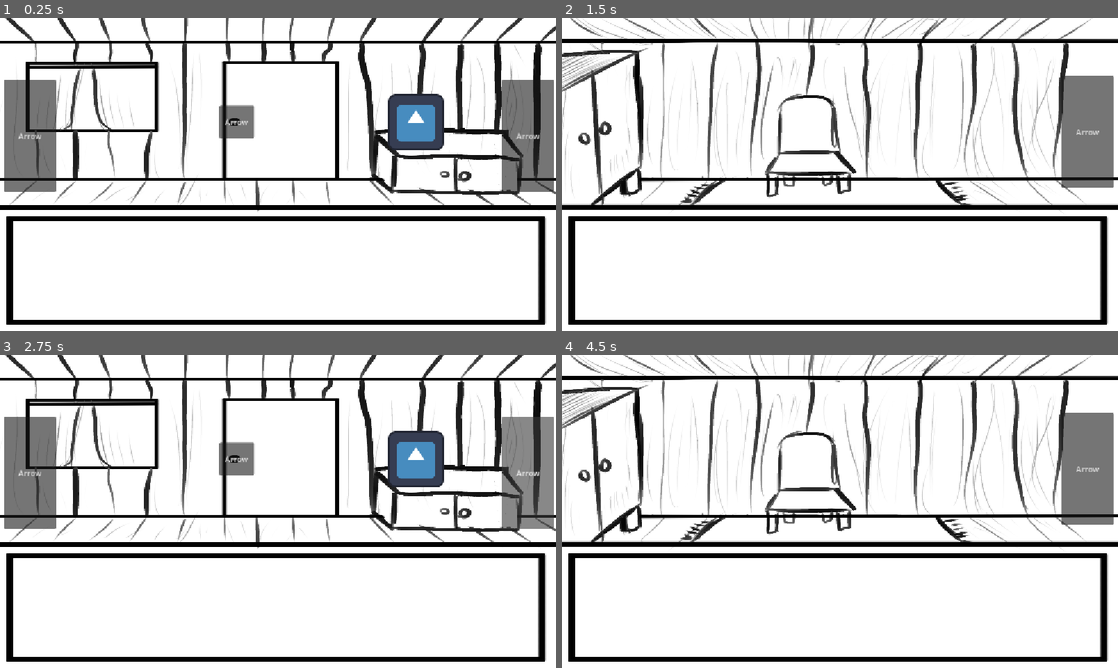
Above: before the commit, frames 1-4 (two rows, left to right).
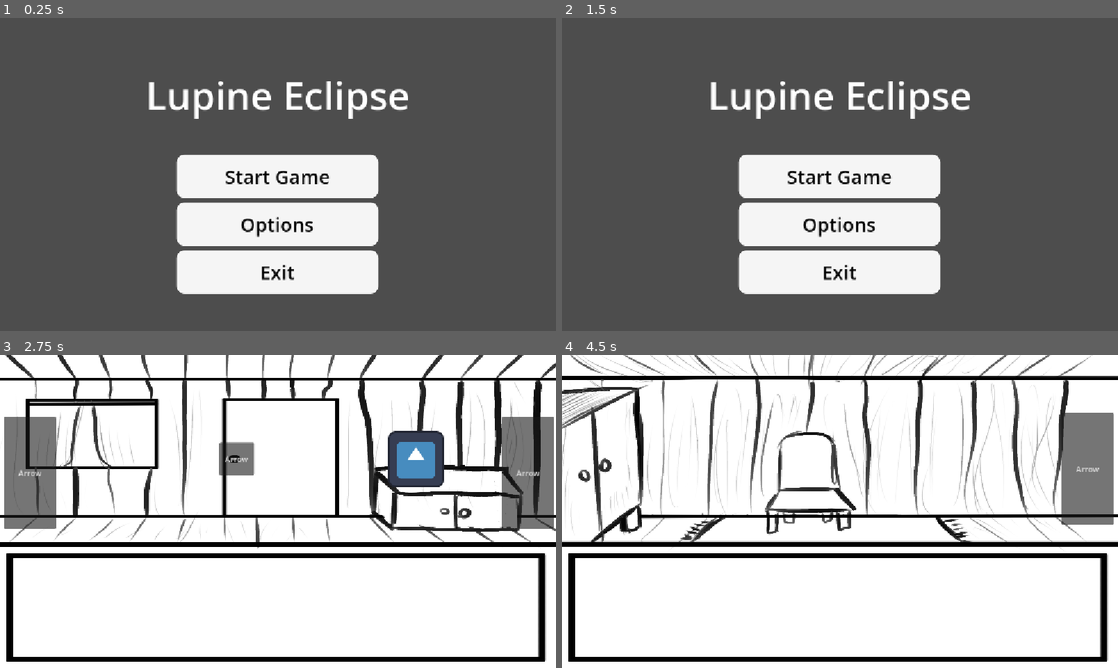
Above: after the commit, the same moments.

Repository: GinoFrappicino/BreakTheCycle
Game: Godot game, scene res://main_menu.tscn
Two runs of this game, one before a commit and one after it. Both use one fixed random seed, a clock stepped at 60 frames per second and the inputs below. Before the commit the project starts from res://main.tscn. The engine's default icon, where the game draws it, is replaced by a stand-in: a white triangle on a blue panel in a dark square.
Inputs (mouse positions are in pixels of both pictures, inside the frame that each line leads up to):
- Up to frame 1 (0.25 s): no input
- Up to frame 2 (1.5 s): click "Arrow" (after the commit: "Options") at 0.5 s; click (756, 287) at 1.25 s, where only the run after the commit has a clickable "Back"
- Up to frame 3 (2.75 s): click "Arrow" (after the commit: "Start Game") at 2 s
- Up to frame 4 (4.5 s): click "Arrow" at 2.75 s; click "Arrow" at 3.5 s; click "Arrow" at 4.25 s

The runs differ from the first frame. In frame 1, 85% of the frame differs, in the area x 0-100%, y 0-100%; in frame 2, 85%; in frame 3, less than 0.1%; in frame 4, nothing differs.

Commit message:
Added Main Menu, Funny Music, SFX, Volume Slider, and Rendering

Diff:
--- /dev/null
+++ b/audio_control.gd
@@ -0,0 +1,12 @@
+extends HSlider
+
+@export var audio_bus_name: String
+
+var audio_bus_id
+
+func _ready():
+	audio_bus_id = AudioServer.get_bus_index(audio_bus_name)
+
+func _on_value_changed(ScreenValue: float) -> void:
+	var db = linear_to_db(ScreenValue)
+	AudioServer.set_bus_volume_db(audio_bus_id, db)
--- /dev/null
+++ b/default_bus_layout.tres
@@ -0,0 +1,15 @@
+[gd_resource type="AudioBusLayout" format=3 uid="uid://dnhuah458js0d"]
+
+[resource]
+bus/1/name = &"Music"
+bus/1/solo = false
+bus/1/mute = false
+bus/1/bypass_fx = false
+bus/1/volume_db = 0.0
+bus/1/send = &"Master"
+bus/2/name = &"SFX"
+bus/2/solo = false
+bus/2/mute = false
+bus/2/bypass_fx = false
+bus/2/volume_db = 0.0
+bus/2/send = &"Master"
--- /dev/null
+++ b/full_screen.gd
@@ -0,0 +1,7 @@
+extends CheckButton
+
+func _on_toggled(toggled_on: bool) -> void:
+	if toggled_on == true:
+		DisplayServer.window_set_mode(DisplayServer.WINDOW_MODE_FULLSCREEN)
+	else:
+		DisplayServer.window_set_mode(DisplayServer.WINDOW_MODE_WINDOWED)
--- /dev/null
+++ b/main_menu.gd
@@ -0,0 +1,24 @@
+extends Control
+@onready var main_buttons: VBoxContainer = $MainButtons
+@onready var options: Panel = $Options
+
+func _process(_delta):
+	pass
+
+func _ready():
+	main_buttons.visible = true
+	options.visible = false
+
+func _on_start_pressed():
+	get_tree().change_scene_to_file("res://main.tscn")
+
+func _on_settings_pressed():
+	print("Settings pressed")
+	main_buttons.visible = false
+	options.visible = true
+
+func _on_exit_pressed():
+	get_tree().quit()
+
+func _on_back_options_pressed() -> void:
+	_ready()
--- a/main_menu.tscn
+++ b/main_menu.tscn
@@ -1,4 +1,10 @@
-[gd_scene load_steps=8 format=3 uid="uid://bux2tb3i67vwr"]
+[gd_scene load_steps=13 format=3 uid="uid://bux2tb3i67vwr"]
+
+[ext_resource type="Script" uid="uid://csxmc5bw5xe0n" path="res://main_menu.gd" id="1_7vrkn"]
+[ext_resource type="AudioStream" uid="uid://b23xk5niqvmar" path="res://Music/MainMenuMusic.mp3" id="3_fu7sn"]
+[ext_resource type="Script" uid="uid://dym2atmbr8j6t" path="res://audio_control.gd" id="4_jix8l"]
+[ext_resource type="Script" uid="uid://ddmmapwurl1rm" path="res://full_screen.gd" id="5_glbon"]
+[ext_resource type="Script" uid="uid://ed680vy4lh34" path="res://scale_control.gd" id="6_nlkkf"]
 
 [sub_resource type="StyleBoxTexture" id="StyleBoxTexture_7vrkn"]
 modulate_color = Color(0.5092862, 0.5092861, 0.5092864, 1)
@@ -42,6 +48,7 @@
 anchor_bottom = 1.0
 grow_horizontal = 2
 grow_vertical = 2
+script = ExtResource("1_7vrkn")
 
 [node name="Background" type="Panel" parent="."]
 layout_mode = 1
@@ -133,7 +140,9 @@
 vertical_alignment = 1
 
 [node name="AudioStreamPlayer" type="AudioStreamPlayer" parent="."]
+stream = ExtResource("3_fu7sn")
 autoplay = true
+bus = &"Music"
 
 [node name="Options" type="Panel" parent="."]
 layout_mode = 1
@@ -160,10 +169,10 @@
 
 [node name="Back" type="Button" parent="Options/Label"]
 layout_mode = 0
-offset_left = 131.0
-offset_top = 270.0
-offset_right = 457.0
-offset_bottom = 353.0
+offset_left = 11.0
+offset_top = 297.0
+offset_right = 216.0
+offset_bottom = 352.0
 size_flags_vertical = 3
 theme_override_colors/font_color = Color(0.014275181, 0.014275239, 0.0142751895, 1)
 theme_override_colors/font_focus_color = Color(0, 0, 0, 1)
@@ -184,16 +193,18 @@
 anchor_top = 0.5
 anchor_right = 0.5
 anchor_bottom = 0.5
-offset_left = -166.0
-offset_top = -156.0
-offset_right = 201.78314
-offset_bottom = 93.0
-grow_horizontal = 2
-grow_vertical = 2
-theme_override_constants/separation = 15
+offset_left = -169.0
+offset_top = -132.0
+offset_right = 198.78314
+offset_bottom = 117.0
+grow_horizontal = 2
+grow_vertical = 2
+theme_override_constants/separation = -90
 
 [node name="HBoxContainer" type="HBoxContainer" parent="Options/VBoxContainer"]
 layout_mode = 2
+size_flags_vertical = 2
+theme_override_constants/separation = 20
 
 [node name="Label" type="Label" parent="Options/VBoxContainer/HBoxContainer"]
 layout_mode = 2
@@ -203,26 +214,50 @@
 
 [node name="AudioControl" type="HSlider" parent="Options/VBoxContainer/HBoxContainer"]
 layout_mode = 2
-size_flags_vertical = 6
+size_flags_horizontal = 3
 theme_override_styles/slider = SubResource("StyleBoxLine_fu7sn")
 theme_override_styles/grabber_area = SubResource("StyleBoxFlat_jix8l")
 theme_override_styles/grabber_area_highlight = SubResource("StyleBoxFlat_jix8l")
 max_value = 1.0
 step = 0.05
 value = 1.0
-
-[node name="VBoxContainer2" type="VBoxContainer" parent="Options/VBoxContainer"]
-layout_mode = 2
-theme_override_constants/separation = -2
-
-[node name="Label" type="Label" parent="Options/VBoxContainer/VBoxContainer2"]
+script = ExtResource("4_jix8l")
+audio_bus_name = "Music"
+
+[node name="HBoxContainer3" type="HBoxContainer" parent="Options/VBoxContainer"]
+layout_mode = 2
+size_flags_vertical = 2
+theme_override_constants/separation = 20
+
+[node name="Label" type="Label" parent="Options/VBoxContainer/HBoxContainer3"]
+layout_mode = 2
+size_flags_vertical = 0
+text = "Fullscreen
+"
+horizontal_alignment = 1
+
+[node name="FullScreen" type="CheckButton" parent="Options/VBoxContainer/HBoxContainer3"]
+layout_mode = 2
+size_flags_horizontal = 10
+size_flags_vertical = 0
+size_flags_stretch_ratio = 0.0
+script = ExtResource("5_glbon")
+
+[node name="HBoxContainer2" type="HBoxContainer" parent="Options/VBoxContainer"]
+layout_mode = 2
+size_flags_vertical = 2
+theme_override_constants/separation = 20
+
+[node name="Label" type="Label" parent="Options/VBoxContainer/HBoxContainer2"]
 layout_mode = 2
 text = "3D Scale
 "
 horizontal_alignment = 1
 
-[node name="ScaleControl" type="OptionButton" parent="Options/VBoxContainer/VBoxContainer2"]
-layout_mode = 2
+[node name="ScaleControl" type="OptionButton" parent="Options/VBoxContainer/HBoxContainer2"]
+layout_mode = 2
+size_flags_horizontal = 3
+size_flags_vertical = 3
 selected = 0
 item_count = 4
 popup/item_0/text = "Ultra"
@@ -233,25 +268,12 @@
 popup/item_2/id = 2
 popup/item_3/text = "Low"
 popup/item_3/id = 3
-
-[node name="VBoxContainer3" type="VBoxContainer" parent="Options/VBoxContainer"]
-layout_mode = 2
-theme_override_constants/separation = -2
-
-[node name="Label" type="Label" parent="Options/VBoxContainer/VBoxContainer3"]
-layout_mode = 2
-text = "Fullscreen
-"
-horizontal_alignment = 1
-
-[node name="FullScreen" type="CheckButton" parent="Options/VBoxContainer/VBoxContainer3"]
-layout_mode = 2
-text = "Fullscreen "
+script = ExtResource("6_nlkkf")
 
 [connection signal="pressed" from="MainButtons/Button" to="." method="_on_start_pressed"]
 [connection signal="pressed" from="MainButtons/Button2" to="." method="_on_settings_pressed"]
 [connection signal="pressed" from="MainButtons/Button3" to="." method="_on_exit_pressed"]
 [connection signal="pressed" from="Options/Label/Back" to="." method="_on_back_options_pressed"]
 [connection signal="value_changed" from="Options/VBoxContainer/HBoxContainer/AudioControl" to="Options/VBoxContainer/HBoxContainer/AudioControl" method="_on_value_changed"]
-[connection signal="item_selected" from="Options/VBoxContainer/VBoxContainer2/ScaleControl" to="." method="_on_item_selected"]
-[connection signal="toggled" from="Options/VBoxContainer/VBoxContainer3/FullScreen" to="." method="_on_toggled"]
+[connection signal="toggled" from="Options/VBoxContainer/HBoxContainer3/FullScreen" to="Options/VBoxContainer/HBoxContainer3/FullScreen" method="_on_toggled"]
+[connection signal="item_selected" from="Options/VBoxContainer/HBoxContainer2/ScaleControl" to="Options/VBoxContainer/HBoxContainer2/ScaleControl" method="_on_item_selected"]
--- a/project.godot
+++ b/project.godot
@@ -11,7 +11,7 @@
 [application]
 
 config/name="Break The Cycle"
-run/main_scene="uid://bsdatcbwb63rj"
+run/main_scene="uid://bux2tb3i67vwr"
 config/features=PackedStringArray("4.5", "Forward Plus")
 config/icon="res://Sprites/icon.svg"
 
--- /dev/null
+++ b/scale_control.gd
@@ -0,0 +1,7 @@
+extends OptionButton
+
+func _on_item_selected(index: int) -> void:
+	var options = [1, 0.75, 0.5, 0.25]
+	var value = options[index]
+	print(value)
+	get_tree().root.scaling_3d_scale = value
Not shown, added: Music/MainMenuMusic.mp3.import
Not shown, added: audio_control.gd.uid
Not shown, added: full_screen.gd.uid
Not shown, added: main_menu.gd.uid
Not shown, added: scale_control.gd.uid
Not shown, added: Music/MainMenuMusic.mp3
